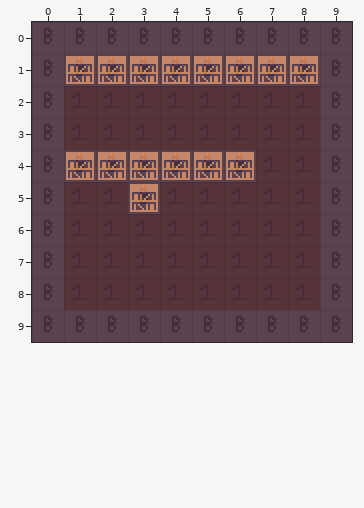
Tiled map: assets/test-room.tmx. The picture above was drawn from the file before the commit.
Cells are 16x16 px. Shown: x 0..9, y 0..9.
After:
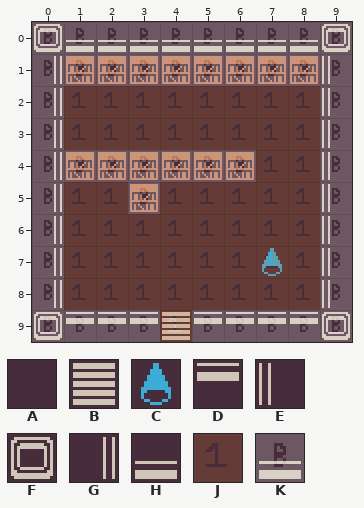
Key: from "main-tileset": A 0, B 685, C 878, D 929, E 976, F 977, G 978, H 1025; from "terrain": J 0, K 2.
_ is an empty cell.
See-through tiles are keyed as they look on the map.
What changed:
layer "TerrainLayer" opacity 10% -> 20%
Layer "Tile Layer 1":
y 0: x 0..9 AAAAAAAAAA -> FHHHHHHHHF
y 1..6: x 0 A -> G; x 9 A -> E
y 7: x 0 A -> G; x 7 A -> C; x 9 A -> E
y 8: x 0 A -> G; x 9 A -> E
y 9: x 0..9 AAAAAAAAAA -> FDDDBDDDDF
Layer "TerrainLayer":
y 9: x 4 K -> J
